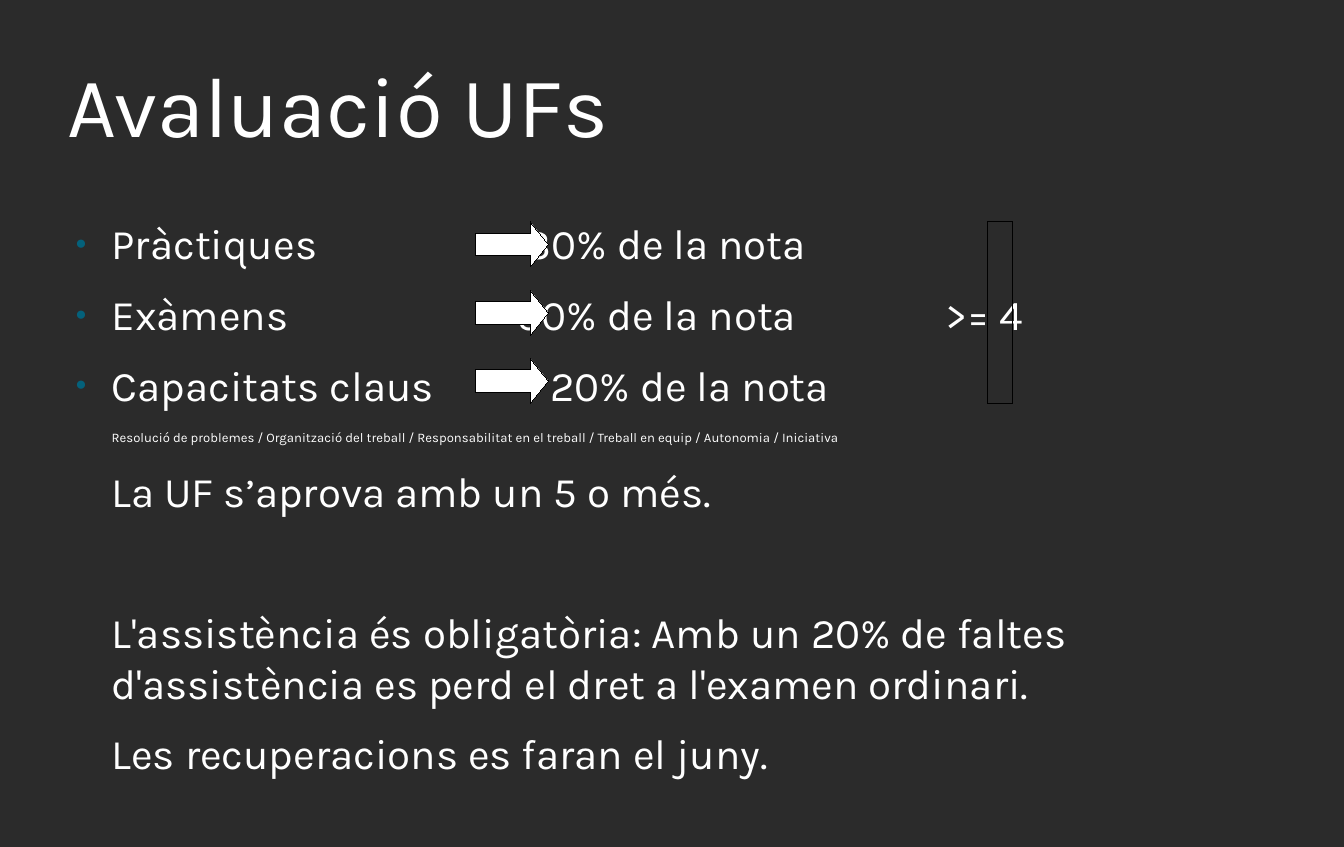
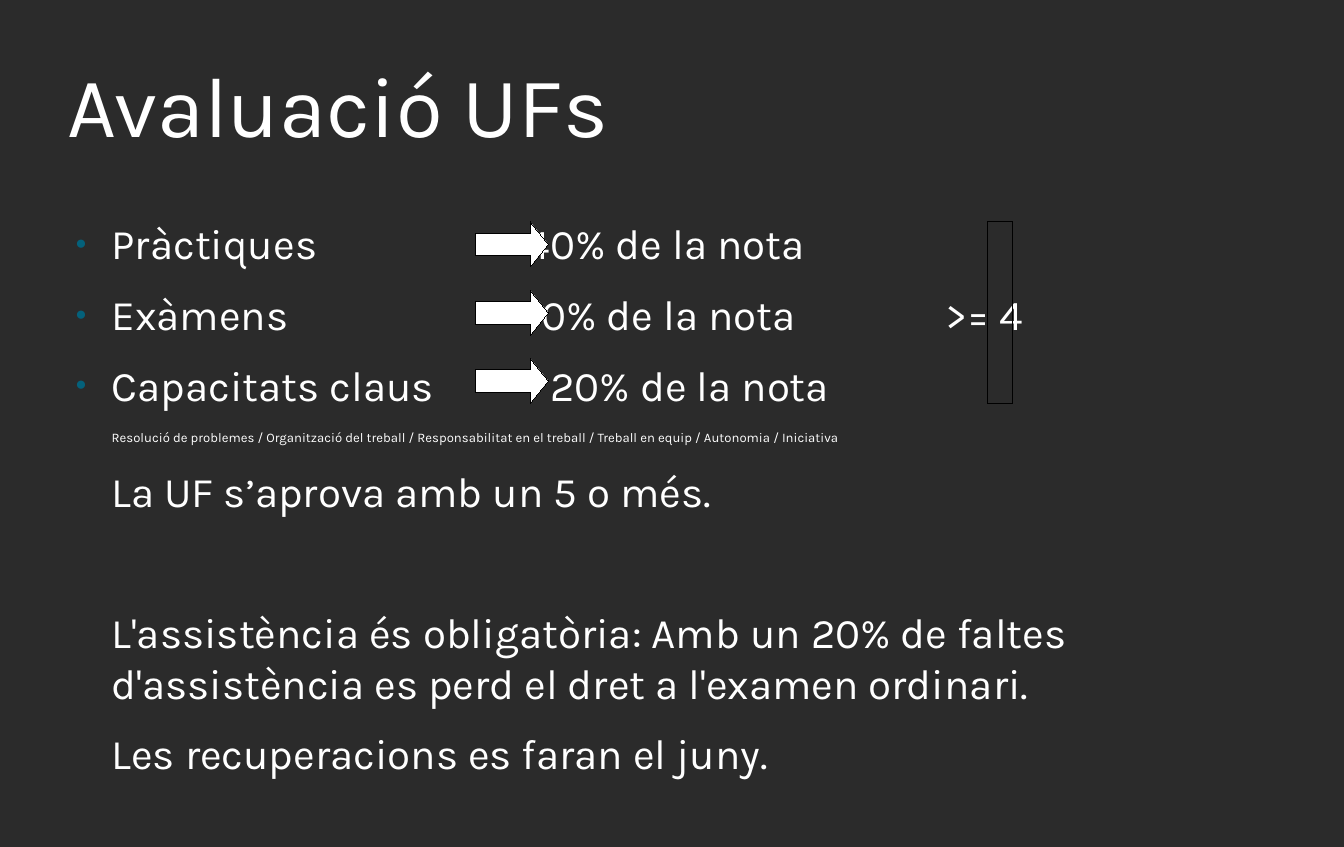
Before and after one commit to xbaubes/xbaubes, a slide deck: slide 5 of Presentacions/[DAW-MP07] Desenvolupament web en entorn servidor.odp. Drawn at 1344x847 pixels with LibreOffice and Linux fonts; fonts in the diff are those of the drawing; background and template pictures are left out; a plain dark background stands for a picture behind light text. Boxes give left, top, right and bottom in pixels: in the first picture for what was removed or moved away, otherwise in the second. Text is boxed around its words. In the diff, an @@ line names an element or a change of style, - is before the commit and + after.

```diff
--- a/Presentacions/[DAW-MP07] Desenvolupament web en entorn servidor.odp
+++ b/Presentacions/[DAW-MP07] Desenvolupament web en entorn servidor.odp
@@ text at (112,222,804,336): text changed @@
-● Pràctiques 30% de la nota
-● Exàmens 50% de la nota >= 4
+● Pràctiques 40% de la nota
+● Exàmens 40% de la nota >= 4
```
Also in this commit, not shown: 5 other slides changed, 1 other file.
